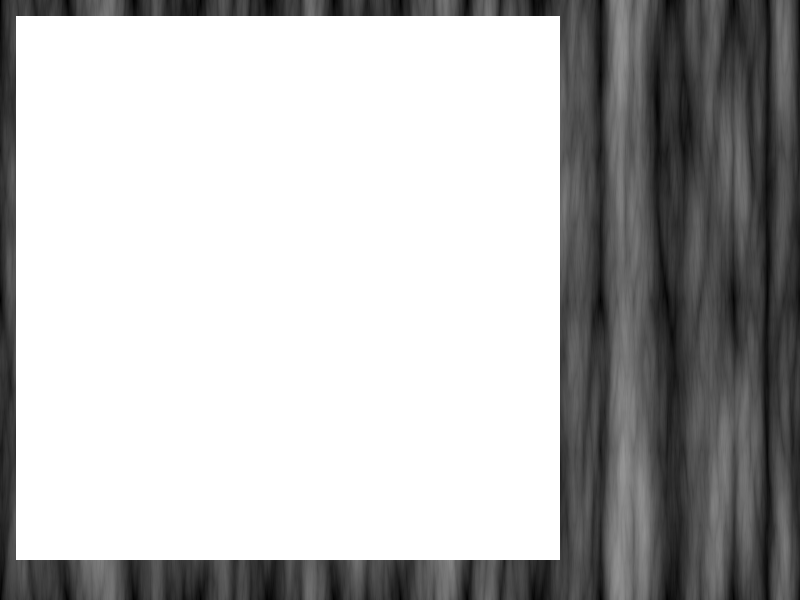
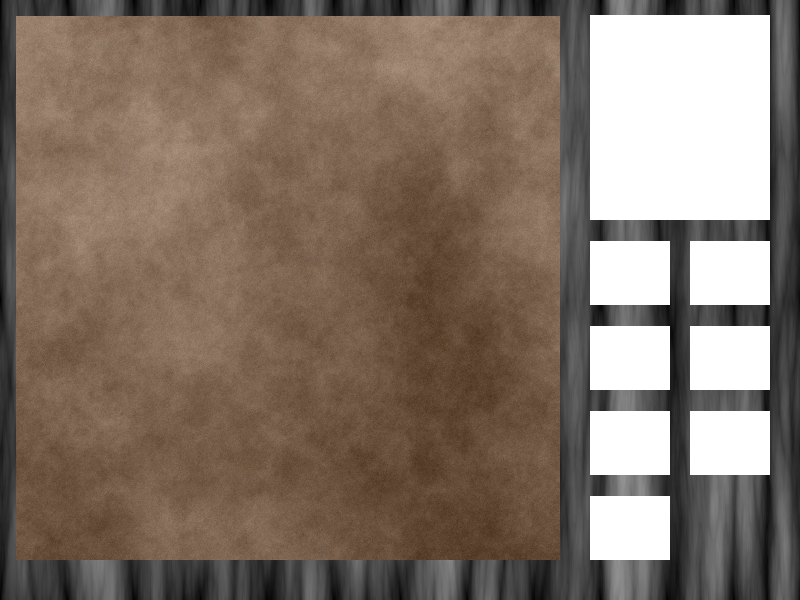
Before/after of a 800 x 600 layered artwork. What changed in the layer stack:
added layer "Layer #1" above "Layer" over [590, 15, 770, 560]
added layer "Clipboard" above "Background" over [16, 16, 560, 560]
